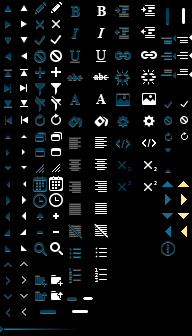
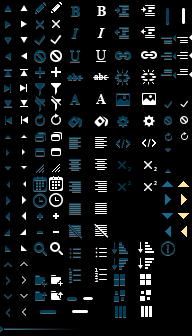
Layered file, before and after one edit (192×336). Changes by layer:
added layer "columns hover" in group "editor" over [141, 306, 152, 317]
added layer "columns" in group "editor" over [115, 306, 126, 317]
added layer "ungroup hover" in group "editor" over [140, 290, 151, 301]
added layer "ungroup" in group "editor" over [114, 290, 125, 301]
added layer "group hover" in group "editor" over [140, 274, 151, 285]
added layer "group" in group "editor" over [114, 274, 125, 285]
added layer "sort desc hover" in group "editor" over [138, 258, 154, 269]
added layer "sort desc" in group "editor" over [112, 258, 128, 269]
added layer "sort asc hover" in group "editor" over [138, 242, 154, 253]
added layer "sort asc" in group "editor" over [112, 242, 128, 253]
